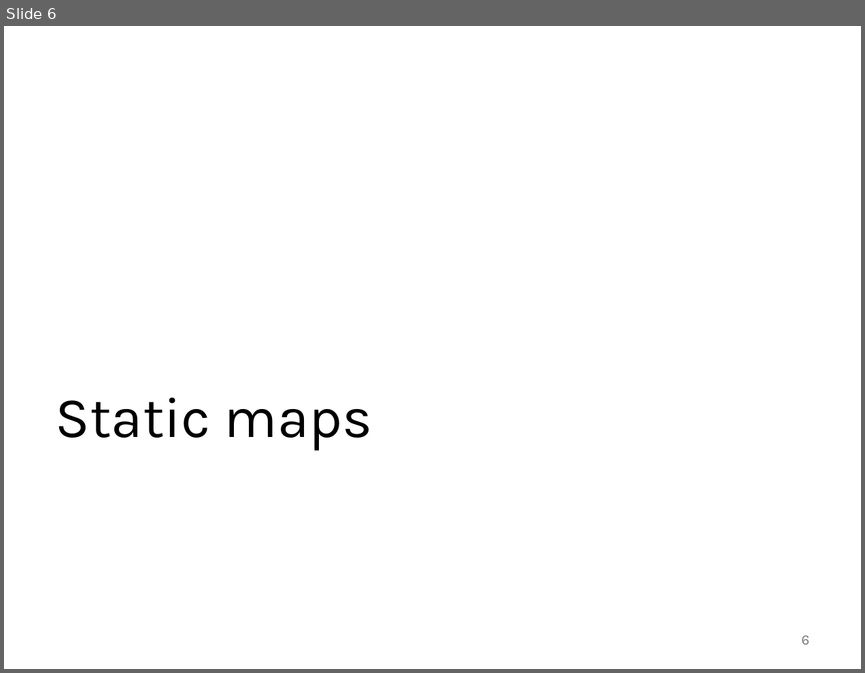
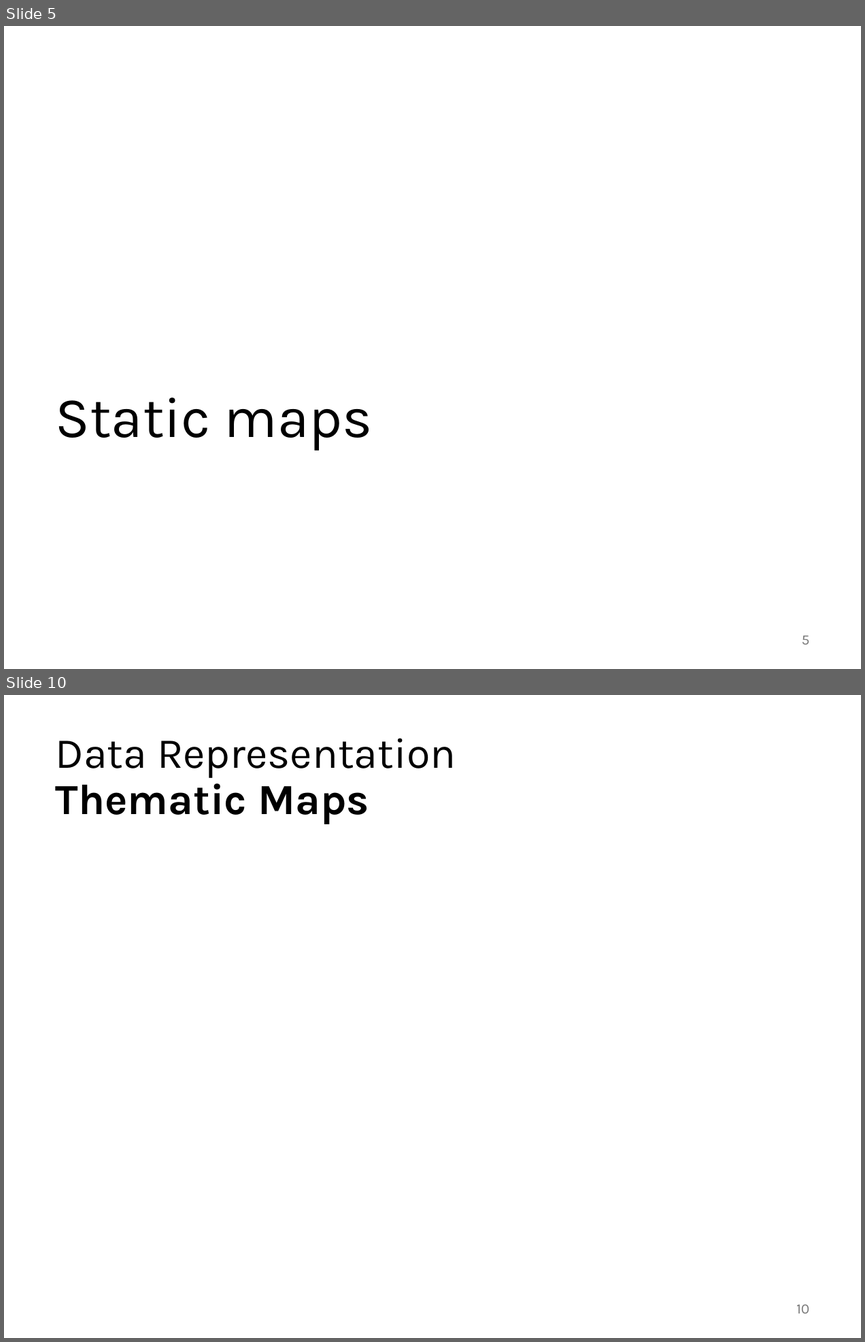
Before and after one commit to abuabara/abuabara.github.io, a slide deck: DAEN489S26/week11_slides.pptx. Shown one above the other, each under a label of ours: slide 6 before the commit, slides 5 and 10 after it; the slides between them are not shown. The pictures are 865x673 and 865x1342 pixels, drawn with LibreOffice and Linux fonts; fonts in the diff are those of the drawing. Boxes give left, top, right and bottom in pixels: in the first picture for what was removed or moved away, otherwise in the second. Text is boxed around its words. In the diff, an @@ line names an element or a change of style, - is before the commit and + after.

```diff
--- a/DAEN489S26/week11_slides.pptx
+++ b/DAEN489S26/week11_slides.pptx
@@ slide 10 added at [4,695,861,1338], background #FFFFFF @@
@@ title added at [56,738,456,824], 36 pt, text #000000 @@
+Data Representation
+Thematic Maps
@@ page number added at [796,1304,809,1313], 12 pt, text #797979 @@
+10
@@ what was slide 6 is now slide 5 @@
@@ page number at [802,635,810,644]: text changed @@
-6
+5
```
Also in this commit, not shown: 4 slides changed, 15 other slides added, 2 slides removed, 2 other files.
